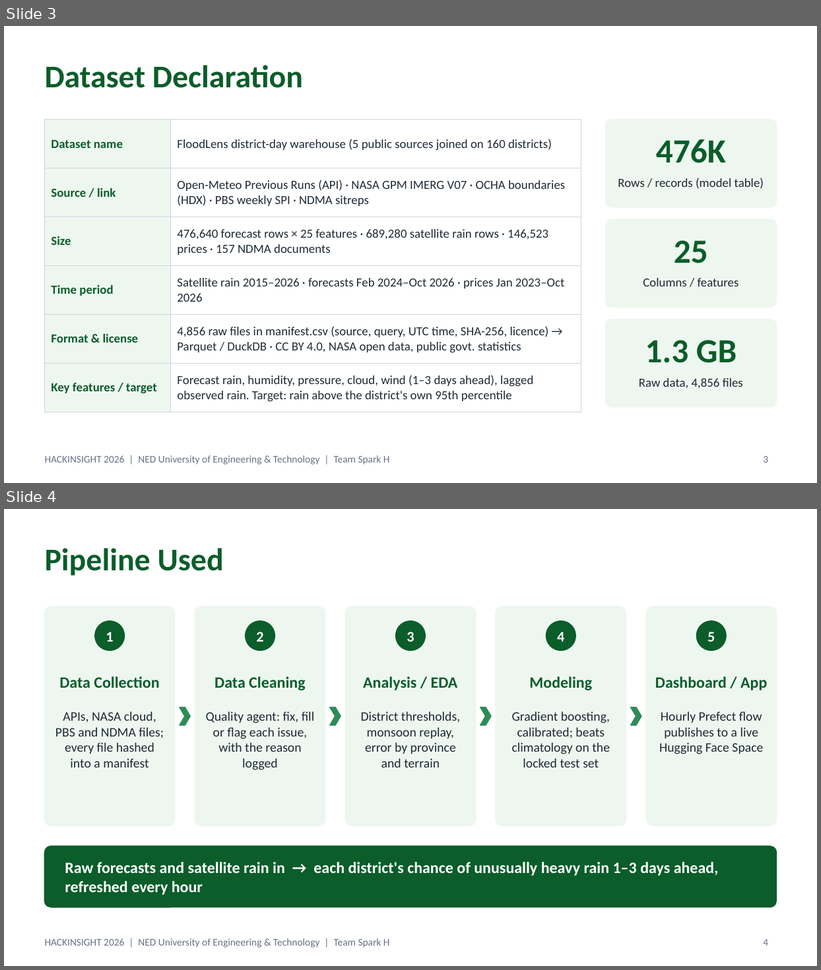
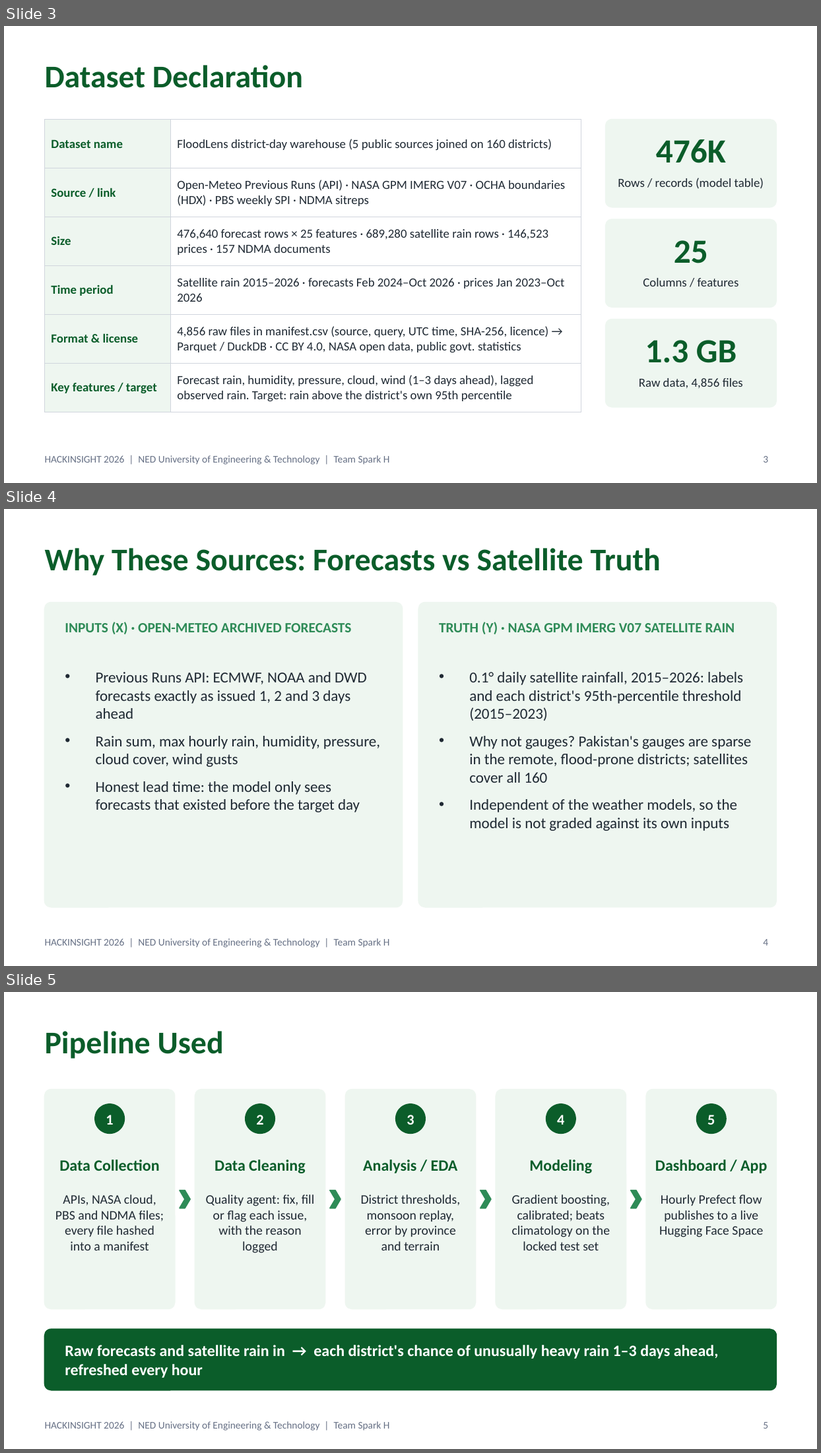
Before and after one commit to RoshaanT1/floodlens-pakistan, a slide deck: FloodLens_SparkH.pptx. Shown one above the other, each under a label of ours: slides 3 and 4 before the commit, slides 3, 4 and 5 after it. The pictures are 821x970 and 821x1453 pixels, drawn with LibreOffice and Linux fonts; fonts in the diff are those of the drawing. Boxes give left, top, right and bottom in pixels: in the first picture for what was removed or moved away, otherwise in the second. Text is boxed around its words. In the diff, an @@ line names an element or a change of style, - is before the commit and + after.

Commit message:
Deck: merged teammate's material (problem framing, why these sources, Model A details, optimization, comparison, business model, roll numbers); 16 slides

```diff
--- a/FloodLens_SparkH.pptx
+++ b/FloodLens_SparkH.pptx
@@ slide 4 added at <box>4,509,817,966</box>, background #FFFFFF; not listed: 1 template element that a slide beside it also shows @@
@@ title added at <box>45,548,661,576</box>, 28 pt, text #0B5D2A, bold @@
+Why These Sources: Forecasts vs Satellite Truth
@@ rounded rectangle added at <box>45,603,403,908</box>, fill #EEF6F0, outline #EEF6F0 1 pt @@
@@ rounded rectangle added at <box>418,603,776,908</box>, fill #EEF6F0, outline #EEF6F0 1 pt @@
@@ text added at <box>65,622,352,634</box>, 12.5 pt, text #2E8B57, bold @@
+INPUTS (X) · OPEN-METEO ARCHIVED FORECASTS
@@ text added at <box>439,622,735,634</box>, 12.5 pt, text #2E8B57, bold @@
+TRUTH (Y) · NASA GPM IMERG V07 SATELLITE RAIN
@@ text added at <box>96,672,380,813</box>, 13.5 pt, text #1F2933 @@
+• Previous Runs API: ECMWF, NOAA and DWD forecasts exactly as issued 1, 2 and 3 days ahead
+• Rain sum, max hourly rain, humidity, pressure, cloud cover, wind gusts
+• Honest lead time: the model only sees forecasts that existed before the target day
@@ text added at <box>469,672,751,831</box>, 13.5 pt, text #1F2933 @@
+• 0.1° daily satellite rainfall, 2015–2026: labels and each district's 95th-percentile threshold (2015–2023)
+• Why not gauges? Pakistan's gauges are sparse in the remote, flood-prone districts; satellites cover all 160
+• Independent of the weather models, so the model is not graded against its own inputs
@@ page number added at <box>763,939,768,946</box>, 9 pt, text #667085 @@
+4
@@ what was slide 4 is now slide 5 @@
@@ page number at <box>763,1422,768,1429</box>: text changed @@
-4
+5
```
Also in this commit, not shown: 3 slides changed, 4 other slides added, 1 other file.
